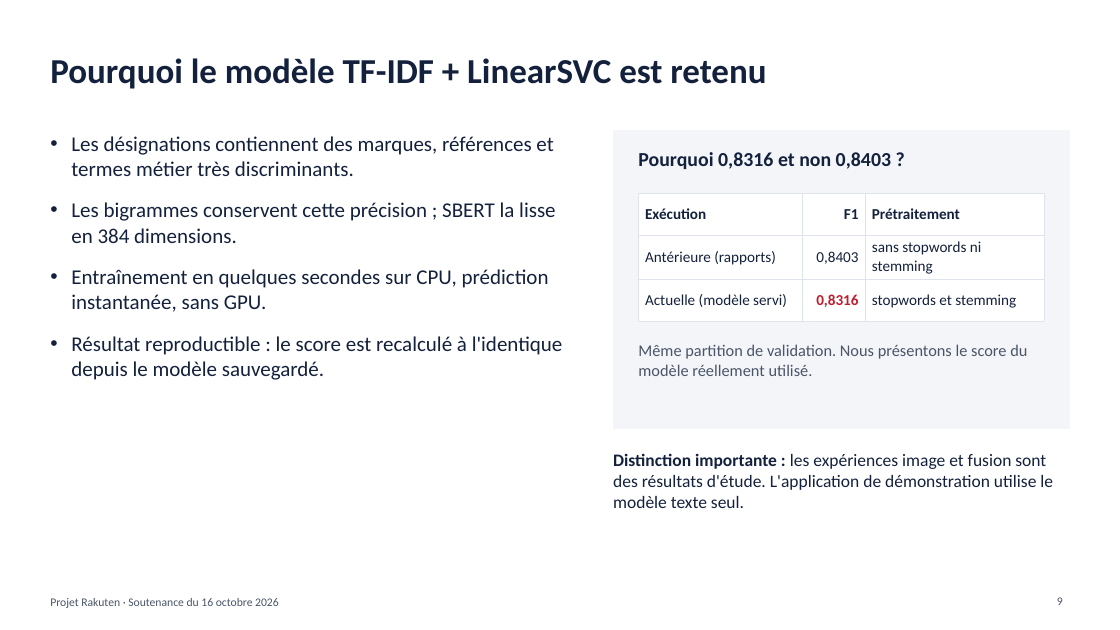
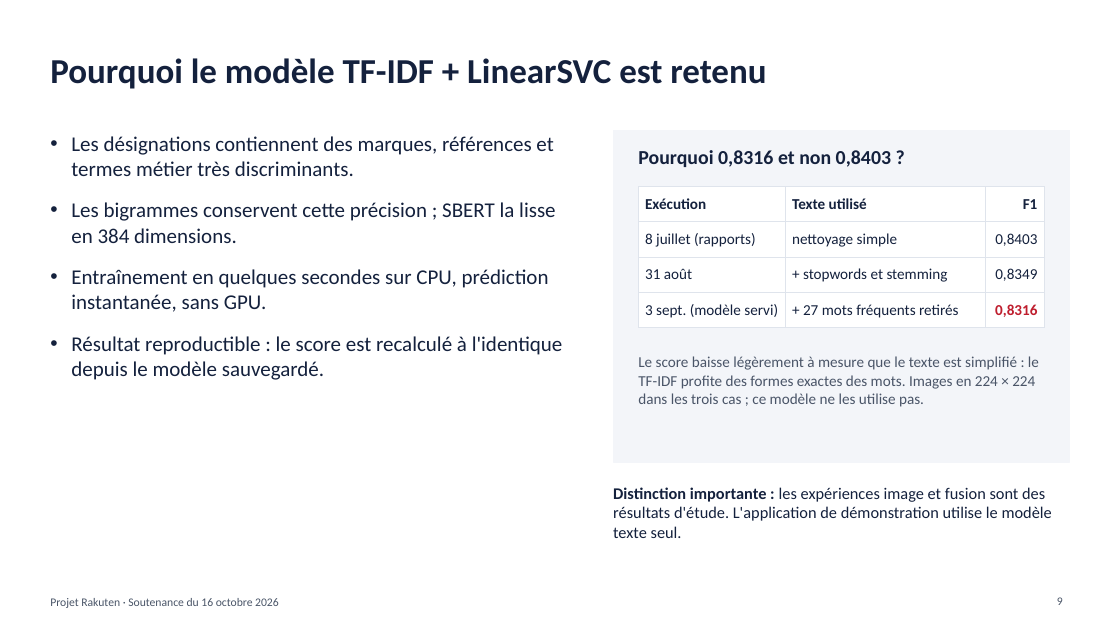
Before and after one commit to Daryl01/rakuten-challenge, a slide deck: slide 9 of reports/presentation/Soutenance_Rakuten.pptx. Drawn at 1120x630 pixels with LibreOffice and Linux fonts; fonts in the diff are those of the drawing. Boxes give left, top, right and bottom in pixels: in the first picture for what was removed or moved away, otherwise in the second. Text is boxed around its words. In the diff, an @@ line names an element or a change of style, - is before the commit and + after.

Commit message:
Mise à jour du support de soutenance : interprétabilité et explication des scores

```diff
--- a/reports/presentation/Soutenance_Rakuten.pptx
+++ b/reports/presentation/Soutenance_Rakuten.pptx
@@ rectangle: place and size @@
-rectangle at [613,130,1070,429]
+rectangle at [613,130,1070,462]
@@ table at [639,187,1044,322] @@
-row 1: Exécution | F1 | Prétraitement
-row 2: Antérieure (rapports) | 0,8403 | sans stopwords ni stemming
-row 3: Actuelle (modèle servi) | 0,8316 | stopwords et stemming
+row 1: Exécution | Texte utilisé | F1
+row 2: 8 juillet (rapports) | nettoyage simple | 0,8403
+row 3: 31 août | + stopwords et stemming | 0,8349
+row 4: 3 sept. (modèle servi) | + 27 mots fréquents retirés | 0,8316
@@ table: place and size @@
-table at [639,193,1044,312]
+table at [639,187,1044,322]
@@ text at [638,356,1039,407]: text changed; size 14 to 13 pt @@
-Même partition de validation. Nous présentons le score du modèle réellement utilisé.
+Le score baisse légèrement à mesure que le texte est simplifié : le TF-IDF profite des formes exactes des mots. Images en 224 × 224 dans les trois cas ; ce modèle ne les utilise pas.
@@ text "Distinction importante : les expériences ...": place and size @@
-text "Distinction importante : les expériences ..." at [613,453,1053,508]
+text "Distinction importante : les expériences ..." at [613,487,1052,538]
@@ text "Distinction importante : les expériences ..." at [613,487,1052,538]: size 15 to 14 pt @@
```
Also in this commit, not shown: 4 other slides changed, 2 slides added, 1 slide removed.
